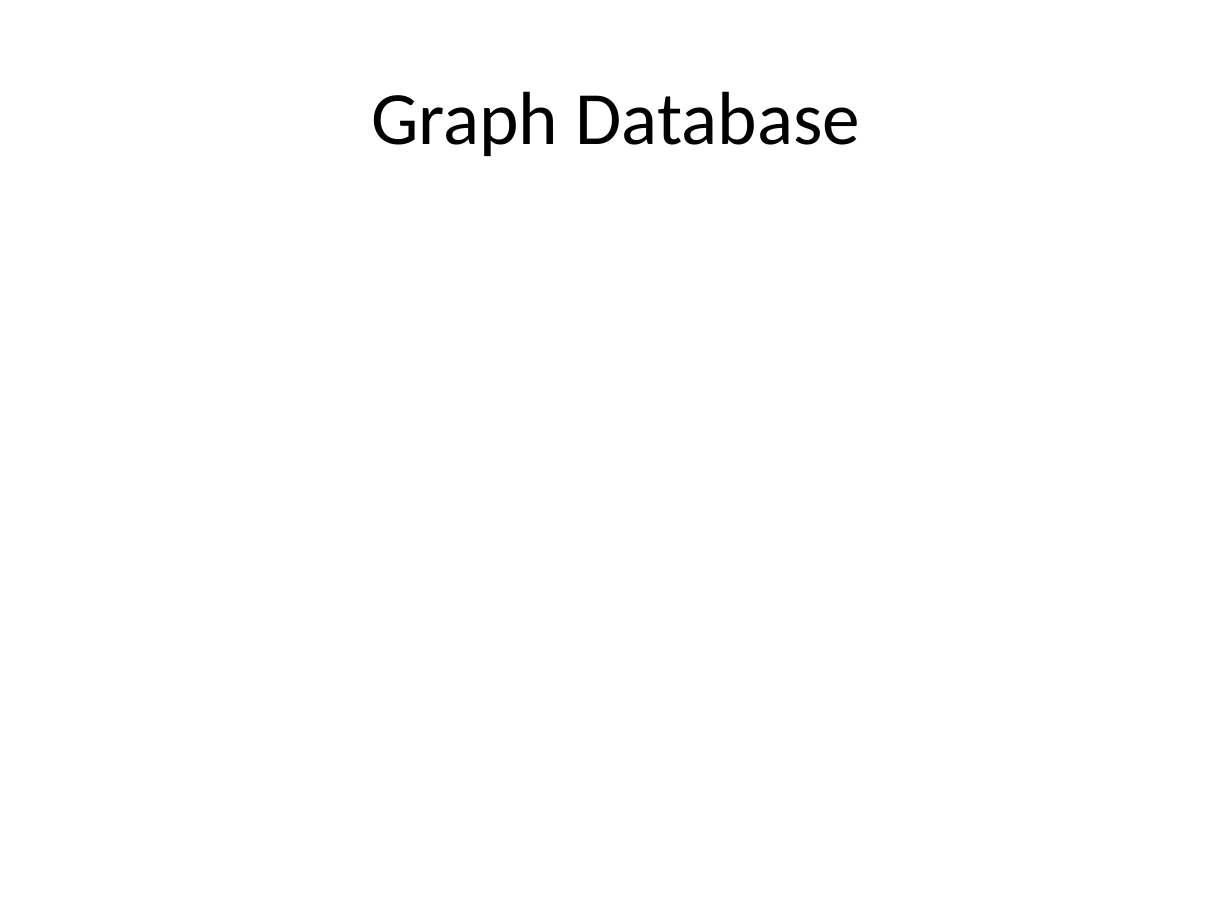
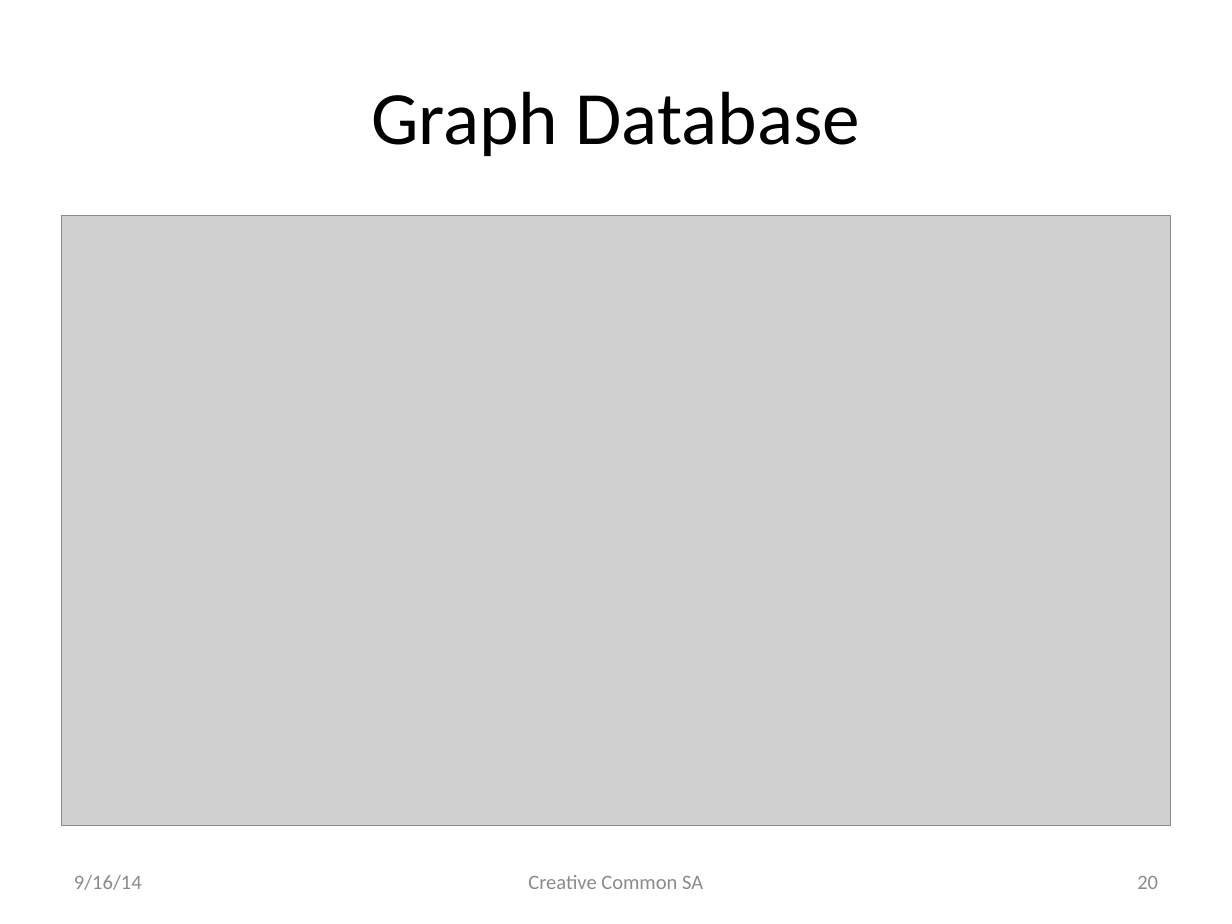
Before and after one commit to rkuo/GraphGist, a slide deck: slide 20 of sfbaymap/Learning Graph Database-Neo4j.pptx (slide 17 before the commit). Drawn at 1232x924 pixels with LibreOffice and Linux fonts; fonts in the diff are those of the drawing; grey boxes stand for pictures. Boxes give left, top, right and bottom in pixels: in the first picture for what was removed or moved away, otherwise in the second. Text is boxed around its words. In the diff, an @@ line names an element or a change of style, - is before the commit and + after.

```diff
--- a/sfbaymap/Learning Graph Database-Neo4j.pptx
+++ b/sfbaymap/Learning Graph Database-Neo4j.pptx
@@ picture added at (x1=62, y1=216, x2=1170, y2=825) @@
@@ text added at (x1=74, y1=875, x2=142, y2=890), 12 pt, text #8C8C8C @@
+9/16/14
@@ text added at (x1=528, y1=875, x2=703, y2=889), 12 pt, text #8C8C8C @@
+Creative Common SA
@@ page number added at (x1=1137, y1=876, x2=1158, y2=889), 12 pt, text #8C8C8C @@
+20
```
Also in this commit, not shown: 11 other slides changed, 11 slides added, 7 slides removed, 3 other files.
